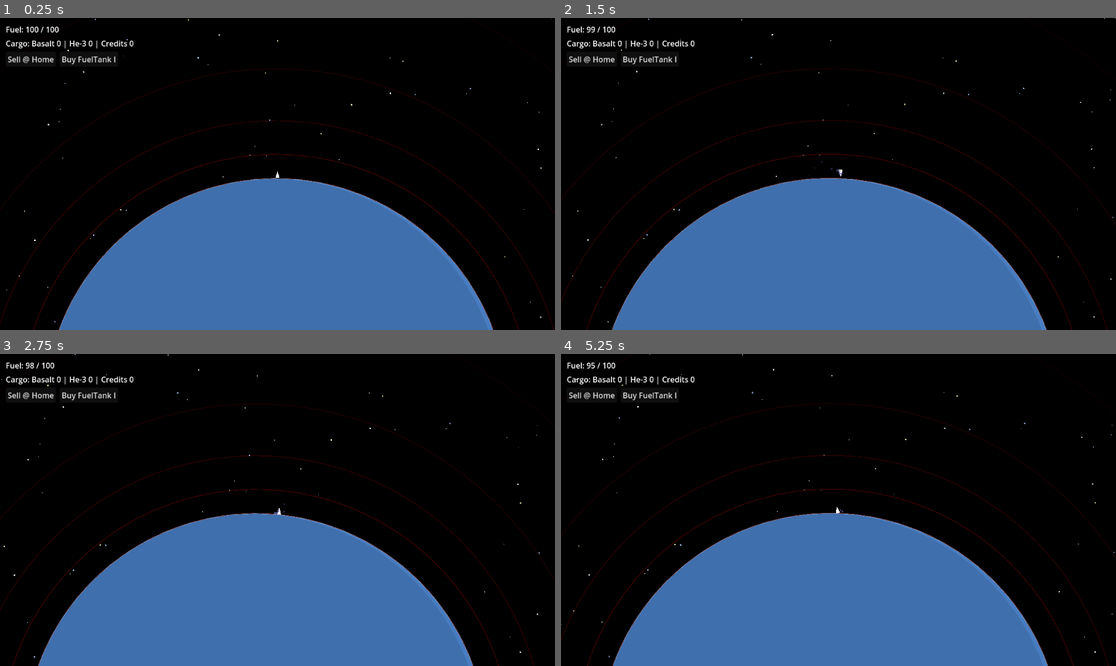
Above: before the commit, frames 1-4 (two rows, left to right).
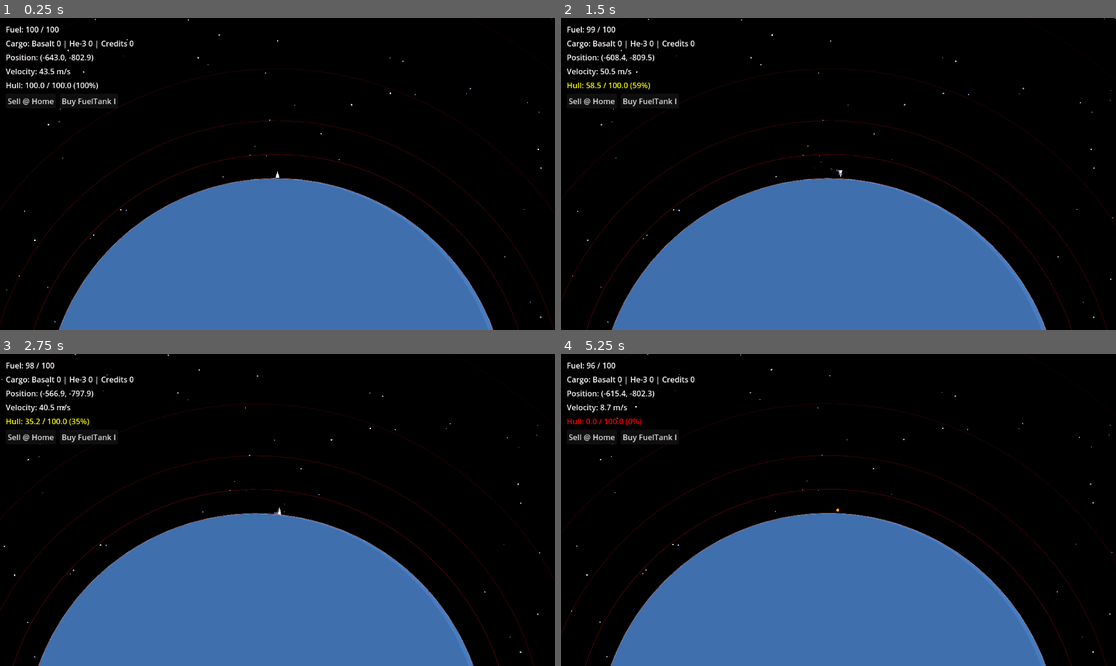
Above: after the commit, the same moments.

Repository: orrybaram/retrograde
Game: Godot game, scene res://scenes/Main.tscn
Same seed, same stepped clock (60 frames per second), same inputs: the game is played once before the commit and once after it.
Inputs:
- Up to frame 1 (0.25 s): no input
- Up to frame 2 (1.5 s): hold Right (turn_right) 0.53-1.28 s; hold Space (boost) 0.53-1.28 s; hold Down (reverse_thrust) from 1.28 s (still down); tap Space (boost) at 1.35 s
- Up to frame 3 (2.75 s): release Down (reverse_thrust) at 2.03 s; hold Right (turn_right) from 2.03 s (still down); hold Space (boost) from 2.03 s (still down)
- Up to frame 4 (5.25 s): release Right (turn_right) at 2.78 s; release Space (boost) at 2.78 s; hold Down (reverse_thrust) 2.78-3.53 s; tap Space (boost) at 2.85, 4.35 s; hold Space (boost) 3.53-4.28 s; hold Left (turn_left) 3.53-5.03 s; hold Down (reverse_thrust) from 5.03 s (still down); hold Space (boost) from 5.03 s (still down)

The runs differ from the first frame. In frame 1, 0.8% of the frame differs, in the area x 1-21%, y 11-29%; in frame 2, 1.4%; in frame 3, 1.1%; in frame 4, 2.8%, in the area x 0-100%, y 0-100%.

Commit message:
feat: add hull damage

Diff:
--- a/Entities/Ship/Ship.gd
+++ b/Entities/Ship/Ship.gd
@@ -6,6 +6,9 @@
 @export var fuel_consumption_rate: float = 1.0  # Fuel consumed per second when thrusting
 @export var boost_power_multiplier: float = 2.0  # Multiplier for boost thrust power
 @export var boost_fuel_multiplier: float = 3.0  # Multiplier for boost fuel consumption
+
+@export var max_hull: float = 100.0
+@export var crash_damage_multiplier: float = 0.1  # Damage per unit of collision velocity
 
 var want_turn_left := false
 var want_turn_right := false
@@ -13,17 +16,37 @@
 var want_reverse_thrust := false
 var want_boost := false
 var gs: GameState = null
+var hull_strength: float = 100.0
+var is_destroyed: bool = false
+var last_damage_time: float = 0.0
+var damage_cooldown: float = 0.1  # Minimum time between damage applications (seconds)
 
 @onready var thruster_particles: GPUParticles2D = $"ThrusterParticles"
 @onready var boost_particles: GPUParticles2D = $"BoostParticles"
 @onready var side_thruster_particles: GPUParticles2D = $"SideThrusterParticles"
+@onready var ship_polygon: Polygon2D = $"Polygon2D"
+@onready var camera: Camera2D = $"Camera2D"
+
+@export var camera_shake_intensity: float = 1.2  # How much the camera shakes
+@export var camera_shake_speed: float = 25.0  # How fast the shake oscillates
+
+var camera_shake_time: float = 0.0
+var camera_base_offset: Vector2 = Vector2.ZERO
 
 func _ready() -> void:
+	add_to_group("ship")
 	contact_monitor = true
 	max_contacts_reported = 4
 	can_sleep = false  # keep body awake while testing input; turn back on later if you like
 	# Try to get GameState, with fallback
 	gs = get_tree().get_first_node_in_group("game_state")
+
+	# Initialize hull
+	hull_strength = max_hull
+
+	# Store initial camera offset for shake calculations
+	if camera:
+		camera_base_offset = camera.offset
 
 	# Duplicate particle materials so we can modify them at runtime
 	if thruster_particles and thruster_particles.process_material:
@@ -48,8 +71,38 @@
 	# Update particle systems
 	_update_particles()
 
+	# Update camera shake
+	_update_camera_shake(_dt)
+
 func _integrate_forces(state: PhysicsDirectBodyState2D) -> void:
+	if not is_destroyed and state.get_contact_count() > 0:
+		var current_time = Time.get_ticks_msec() / 1000.0
+
+		if current_time - last_damage_time >= damage_cooldown:
+			for i in state.get_contact_count():
+				var collider := state.get_contact_collider_object(i)
+				if collider == null or collider == self:
+					continue
+				if not (collider is RigidBody2D):
+					continue
+
+				# Impulse applied at this contact in this step
+				var impulse: Vector2 = state.get_contact_impulse(i)
+				var impact_strength := impulse.length()
+
+				# Tune this to whatever feels right
+				var damage_threshold := 50.0
+				if impact_strength > damage_threshold:
+					var damage := (impact_strength - damage_threshold) * crash_damage_multiplier
+					take_damage(damage)
+					last_damage_time = current_time
+					break
+
+
 	# Use cached inputs to modify physics state
+	if is_destroyed:
+		return
+
 	if want_turn_left:
 		state.angular_velocity = -turn_speed
 	elif want_turn_right:
@@ -144,3 +197,84 @@
 					# Position on LEFT side of ship (Y=-7) - particles go 90° right of ship (DOWN)
 					side_thruster_particles.position = Vector2(0, 7)
 					material.direction = Vector3(0, -1, 0)
+
+func _update_camera_shake(dt: float) -> void:
+	if not camera:
+		return
+
+	if want_boost and not is_destroyed:
+		# Apply camera shake during boost
+		camera_shake_time += dt * camera_shake_speed
+		var shake_offset = Vector2(
+			sin(camera_shake_time * 1.3) * camera_shake_intensity,
+			cos(camera_shake_time * 1.7) * camera_shake_intensity
+		)
+		camera.offset = camera_base_offset + shake_offset
+	else:
+		# Smoothly return to base position when not boosting
+		camera_shake_time = 0.0
+		if camera.offset != camera_base_offset:
+			camera.offset = camera.offset.lerp(camera_base_offset, dt * 5.0)
+
+
+func take_damage(amount: float) -> void:
+	if is_destroyed:
+		return
+
+	hull_strength -= amount
+	hull_strength = max(0.0, hull_strength)
+
+	if hull_strength <= 0.0 and not is_destroyed:
+		explode()
+
+func explode() -> void:
+	if is_destroyed:
+		return
+
+	is_destroyed = true
+
+	# Hide ship visual
+	if ship_polygon:
+		ship_polygon.visible = false
+
+	# Stop all particles
+	if thruster_particles:
+		thruster_particles.emitting = false
+	if boost_particles:
+		boost_particles.emitting = false
+	if side_thruster_particles:
+		side_thruster_particles.emitting = false
+
+	# Create explosion particles
+	_create_explosion()
+
+	# Disable ship controls
+	set_process(false)
+	set_physics_process(false)
+
+	# Make ship non-interactive (optional - you might want to keep physics for debris)
+	# queue_free()
+
+func _create_explosion() -> void:
+	# Create a simple explosion using existing particle system
+	# We'll use the boost particles for explosion effect
+	if boost_particles:
+		var material = boost_particles.process_material as ParticleProcessMaterial
+		if material:
+			# Make explosion particles go in all directions
+			material.direction = Vector3(0, 0, 0)
+			material.spread = 360.0
+			material.initial_velocity_min = 30.0
+			material.initial_velocity_max = 100.0
+			material.scale_min = 2.0
+			material.scale_max = 8.0
+			material.color = Color(1.0, 0.627, 0.2, 1.0)  # Orange/red explosion
+
+		boost_particles.amount = 200
+		boost_particles.lifetime = 1
+		boost_particles.emitting = true
+		boost_particles.one_shot = true
+
+		# Also create explosion at ship position
+		boost_particles.position = Vector2.ZERO
+		boost_particles.restart()
--- a/Entities/Ship/Ship.tscn
+++ b/Entities/Ship/Ship.tscn
@@ -49,7 +49,7 @@
 gravity = Vector3(0, 0, 0)
 scale_min = 4.0
 scale_max = 8.0
-color = Color(0.7, 0.7, 0.9, 1)
+color = Color(0.7983666, 0.7983663, 0.79836595, 1)
 color_ramp = SubResource("GradientTexture1D_3")
 
 [node name="Ship" type="RigidBody2D"]
--- a/scripts/HUD.gd
+++ b/ui/HUD.gd
@@ -2,13 +2,18 @@
 
 @onready var fuel_label: Label = $"MarginContainer/VBoxContainer/FuelLabel"
 @onready var cargo_label: Label = $"MarginContainer/VBoxContainer/CargoLabel"
+@onready var position_label: Label = $"MarginContainer/VBoxContainer/PositionLabel"
+@onready var velocity_label: Label = $"MarginContainer/VBoxContainer/VelocityLabel"
+@onready var hull_label: Label = $"MarginContainer/VBoxContainer/HullLabel"
 @onready var sell_btn: Button = $"MarginContainer/VBoxContainer/HBoxContainer/SellBtn"
 @onready var upgrade_btn: Button = $"MarginContainer/VBoxContainer/HBoxContainer/UpgradeBtn"
 
 var gs: Node = null
+var ship: Ship = null
 
 func _ready() -> void:
 	gs = get_tree().get_first_node_in_group("game_state")
+	ship = get_tree().get_first_node_in_group("ship") as Ship
 	_update_labels()
 	if gs and gs.has_signal("cargo_changed"):
 		gs.cargo_changed.connect(_update_labels)
@@ -21,8 +26,6 @@
 	_update_labels()
 
 func _update_labels() -> void:
-
-
 	if gs == null: return
 	var fuel = gs.fuel if "fuel" in gs else 0.0
 	var max_fuel = gs.max_fuel if "max_fuel" in gs else 0.0
@@ -32,6 +35,36 @@
 
 	fuel_label.text = "Fuel: %.0f / %.0f" % [fuel, max_fuel]
 	cargo_label.text = "Cargo: Basalt %d | He-3 %d | Credits %d" % [cargo_b, cargo_h, credits]
+
+	# Update position and velocity from ship
+	if ship and is_instance_valid(ship):
+		var pos = ship.global_position
+		position_label.text = "Position: (%.1f, %.1f)" % [pos.x, pos.y]
+
+		var velocity = ship.linear_velocity
+		var speed = velocity.length()
+		velocity_label.text = "Velocity: %.1f m/s" % [speed]
+
+		# Update hull strength
+		var hull = ship.hull_strength if "hull_strength" in ship else 0.0
+		var max_hull = ship.max_hull if "max_hull" in ship else 100.0
+		var hull_percent = (hull / max_hull * 100.0) if max_hull > 0 else 0.0
+		hull_label.text = "Hull: %.1f / %.1f (%.0f%%)" % [hull, max_hull, hull_percent]
+
+		# Change color based on hull status
+		if hull <= 0:
+			hull_label.modulate = Color.RED
+		elif hull_percent < 30:
+			hull_label.modulate = Color(1.0, 0.5, 0.0)  # Orange
+		elif hull_percent < 60:
+			hull_label.modulate = Color.YELLOW
+		else:
+			hull_label.modulate = Color.WHITE
+	else:
+		position_label.text = "Position: (0, 0)"
+		velocity_label.text = "Velocity: 0.0 m/s"
+		hull_label.text = "Hull: 0 / 100 (0%)"
+		hull_label.modulate = Color.RED
 
 func _sell() -> void:
 	var ship := get_tree().get_first_node_in_group("ship") as Node2D
--- a/ui/HUD.tscn
+++ b/ui/HUD.tscn
@@ -1,6 +1,6 @@
 [gd_scene load_steps=2 format=3 uid="uid://btfs0vii8ixiq"]
 
-[ext_resource type="Script" uid="uid://lwtmx108rwd6" path="res://scripts/HUD.gd" id="1"]
+[ext_resource type="Script" uid="uid://lwtmx108rwd6" path="res://ui/HUD.gd" id="1"]
 
 [node name="HUD" type="Control"]
 layout_mode = 3
@@ -30,6 +30,18 @@
 layout_mode = 2
 text = "Cargo: -"
 
+[node name="PositionLabel" type="Label" parent="MarginContainer/VBoxContainer"]
+layout_mode = 2
+text = "Position: (0, 0)"
+
+[node name="VelocityLabel" type="Label" parent="MarginContainer/VBoxContainer"]
+layout_mode = 2
+text = "Velocity: 0.0 m/s"
+
+[node name="HullLabel" type="Label" parent="MarginContainer/VBoxContainer"]
+layout_mode = 2
+text = "Hull: 100 / 100"
+
 [node name="HBoxContainer" type="HBoxContainer" parent="MarginContainer/VBoxContainer"]
 layout_mode = 2
 theme_override_constants/separation = 8
Renamed: scripts/HUD.gd.uid -> ui/HUD.gd.uid
